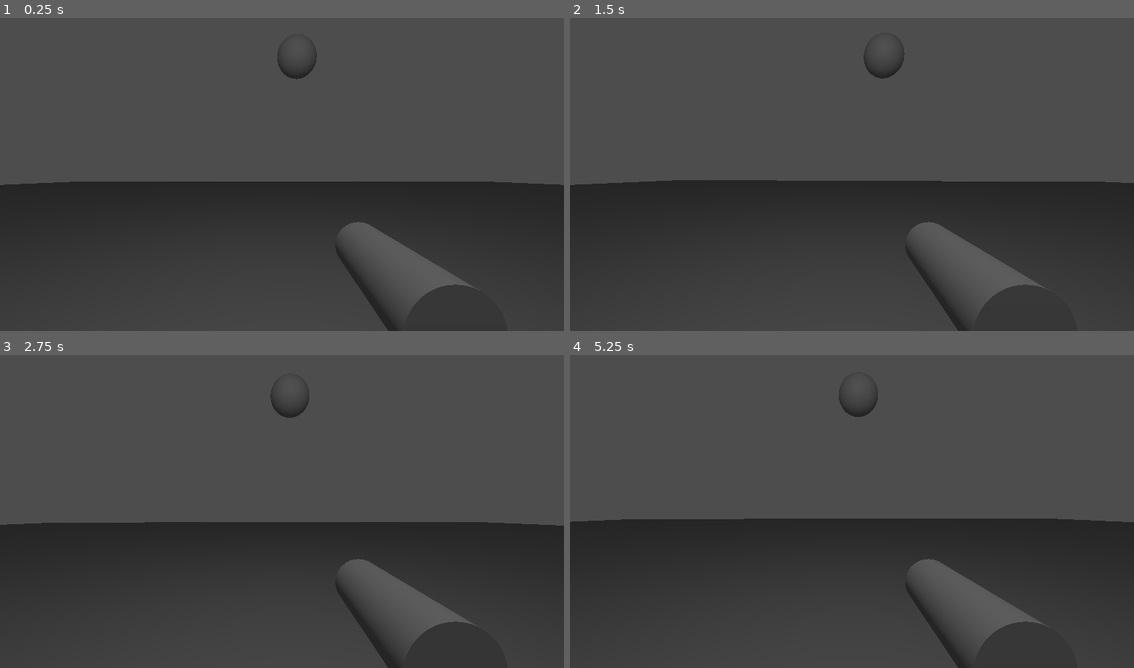
Above: before the commit, frames 1-4 (two rows, left to right).
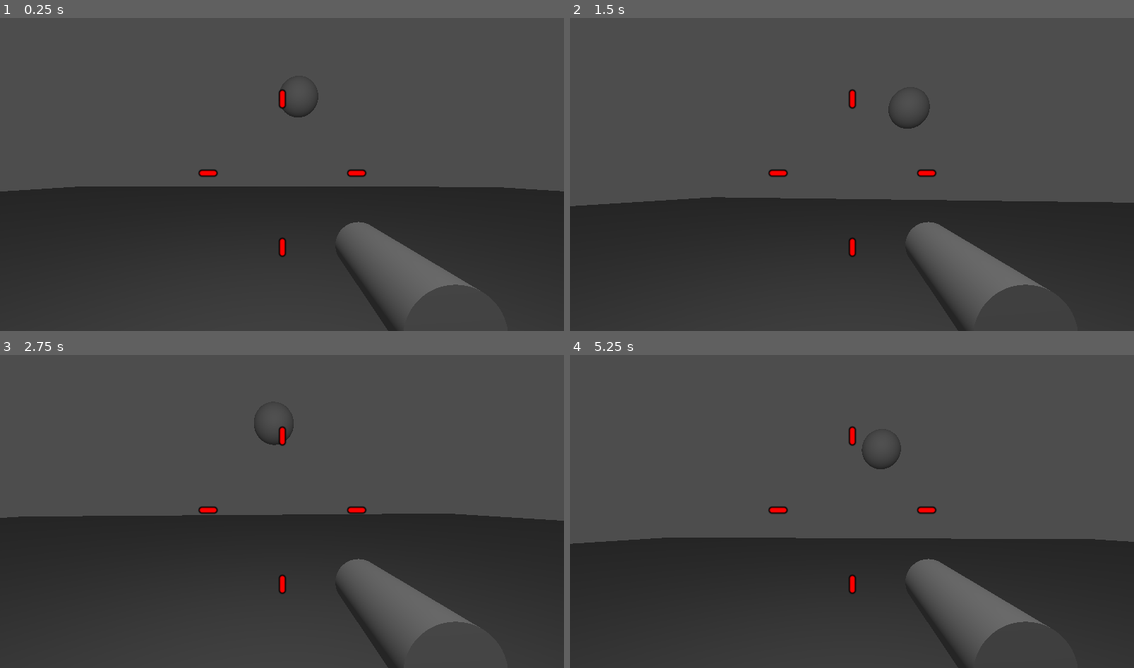
Above: after the commit, the same moments.

Repository: matheusfillipe/duckhunt
Game: Godot game, scene res://main.tscn
Two runs of this game, one before a commit and one after it. Both use one fixed random seed, a clock stepped at 60 frames per second and the inputs below.
Inputs (mouse positions are in pixels of both pictures, inside the frame that each line leads up to):
- Up to frame 1 (0.25 s): no input
- Up to frame 2 (1.5 s): move the mouse to (880, 171) at 0.52 s; move the mouse to (823, 174) at 1.27 s
- Up to frame 3 (2.75 s): move the mouse to (293, 505) at 2.02 s
- Up to frame 4 (5.25 s): move the mouse to (846, 514) at 2.77 s; move the mouse to (891, 514) at 3.52 s; move the mouse to (806, 505) at 4.27 s; move the mouse to (857, 508) at 5.02 s

The runs differ from the first frame. In frame 1, 2.2% of the frame differs, in the area x 0-100%, y 9-77%; in frame 2, 6.7%; in frame 3, 2.8%; in frame 4, 6.8%, in the area x 0-100%, y 10-77%.

Commit message:
Added crosshair and improve camera shaking

Diff:
--- a/Camera.gd
+++ b/Camera.gd
@@ -1,11 +1,10 @@
 extends Camera3D
 
 @onready var noise = FastNoiseLite.new()
+@onready var center_rotation: Vector3 = rotation
 
-@export_range(0, 2) var amplitude: float = 0.5
-@export_range(0, 2) var trauma: float = 0.8
+@export_range(0, 1) var shake_amplitude: float = 0.25
 
-var trauma_power = 2
 var NOISE_SPEED = 50
 var _noise_y = 0
 
@@ -14,21 +13,16 @@
 	randomize()
 	noise.seed = randi()
 	noise.noise_type = FastNoiseLite.TYPE_PERLIN
-	Input.mouse_mode = Input.MOUSE_MODE_CAPTURED
-
-
-func _shake():
-	var amount = pow(trauma, trauma_power)
-	position = (
-		Vector3(
-			noise.get_noise_2d(noise.seed, _noise_y),
-			noise.get_noise_2d(noise.seed*2, _noise_y),
-			0,
-		)
-		* amplitude * amount
-	)
 
 
 func _physics_process(delta: float):
 	_noise_y += delta * NOISE_SPEED
-	_shake()
+	var shake_vec = (
+		Vector3(
+			noise.get_noise_2d(noise.seed, _noise_y),
+			noise.get_noise_2d(noise.seed * 2, _noise_y),
+			0,
+		)
+		* shake_amplitude
+	)
+	rotation = center_rotation + shake_vec
--- a/Player.gd
+++ b/Player.gd
@@ -12,10 +12,10 @@
 	Input.mouse_mode = Input.MOUSE_MODE_CAPTURED
 
 
-func _input(event):
+func _input(event: InputEvent) -> void:
 	if event is InputEventMouseMotion:
 		rotation.y -= event.relative.x / mouseSensibility
-		$Camera3D.rotation.x -= event.relative.y / mouseSensibility
-		$Camera3D.rotation.x = clamp($Camera3D.rotation.x, deg_to_rad(-90), deg_to_rad(90))
+		$Camera3D.center_rotation.x -= event.relative.y / mouseSensibility
+		$Camera3D.center_rotation.y = clamp($Camera3D.rotation.x, deg_to_rad(-90), deg_to_rad(90))
 		mouse_relative_x = clamp(event.relative.x, -50, 50)
 		mouse_relative_y = clamp(event.relative.y, -50, 10)
--- a/Player.tscn
+++ b/Player.tscn
@@ -1,8 +1,9 @@
-[gd_scene load_steps=5 format=3 uid="uid://cibwodbwmqi8p"]
+[gd_scene load_steps=6 format=3 uid="uid://cibwodbwmqi8p"]
 
 [ext_resource type="Script" path="res://Player.gd" id="1_5hmeo"]
 [ext_resource type="PackedScene" uid="uid://btp48tuirs2pt" path="res://gun.tscn" id="1_5p42e"]
 [ext_resource type="Script" path="res://Camera.gd" id="2_gohsh"]
+[ext_resource type="Texture2D" uid="uid://cvnedv74bvvor" path="res://crosshair.png" id="3_hv4vb"]
 
 [sub_resource type="CapsuleShape3D" id="CapsuleShape3D_c0k78"]
 height = 3.0
@@ -16,8 +17,6 @@
 [node name="Camera3D" type="Camera3D" parent="."]
 transform = Transform3D(1, 0, 0, 0, 1, 0, 0, 0, 1, 0, 1, 0)
 script = ExtResource("2_gohsh")
-amplitude = 0.5
-trauma = 0.816
 
 [node name="MeshInstance3D" parent="Camera3D" instance=ExtResource("1_5p42e")]
 transform = Transform3D(1, 0, 0, 0, -4.37114e-08, -1, 0, 1, -4.37114e-08, 0.330761, -0.313553, -0.643364)
@@ -26,3 +25,16 @@
 [node name="RayCast3D" type="RayCast3D" parent="Camera3D"]
 transform = Transform3D(1, 0, 0, 0, -1, 8.74228e-08, 0, -8.74228e-08, -1, 0, 0, 0)
 target_position = Vector3(0, 0, 999)
+
+[node name="MarginContainer" type="MarginContainer" parent="Camera3D"]
+anchors_preset = 15
+anchor_right = 1.0
+anchor_bottom = 1.0
+grow_horizontal = 2
+grow_vertical = 2
+
+[node name="Crosshair" type="TextureRect" parent="Camera3D/MarginContainer"]
+layout_mode = 2
+size_flags_horizontal = 4
+size_flags_vertical = 4
+texture = ExtResource("3_hv4vb")
Binary file added: crosshair.png
Not shown, added: crosshair.png.import
